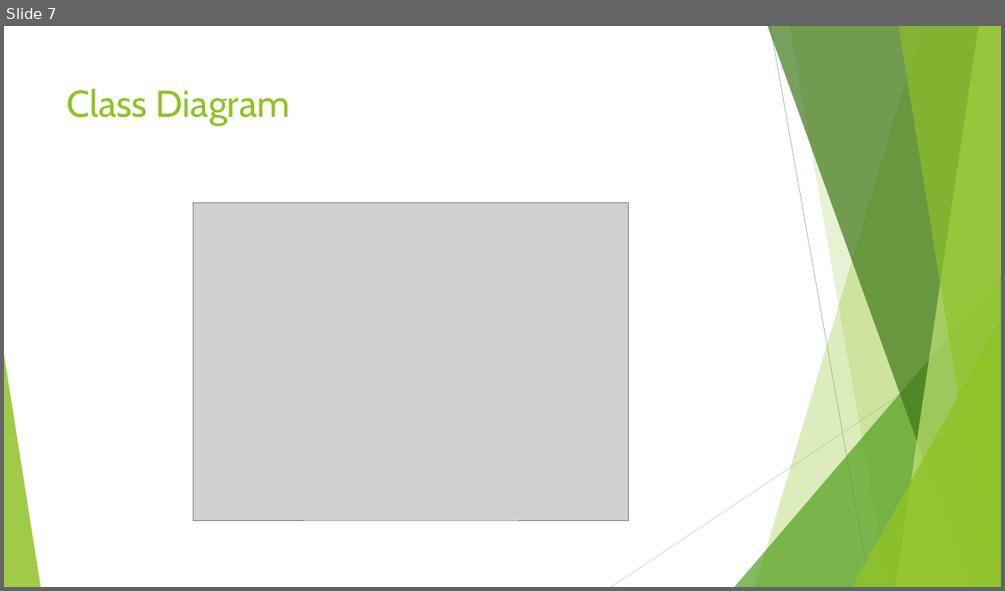
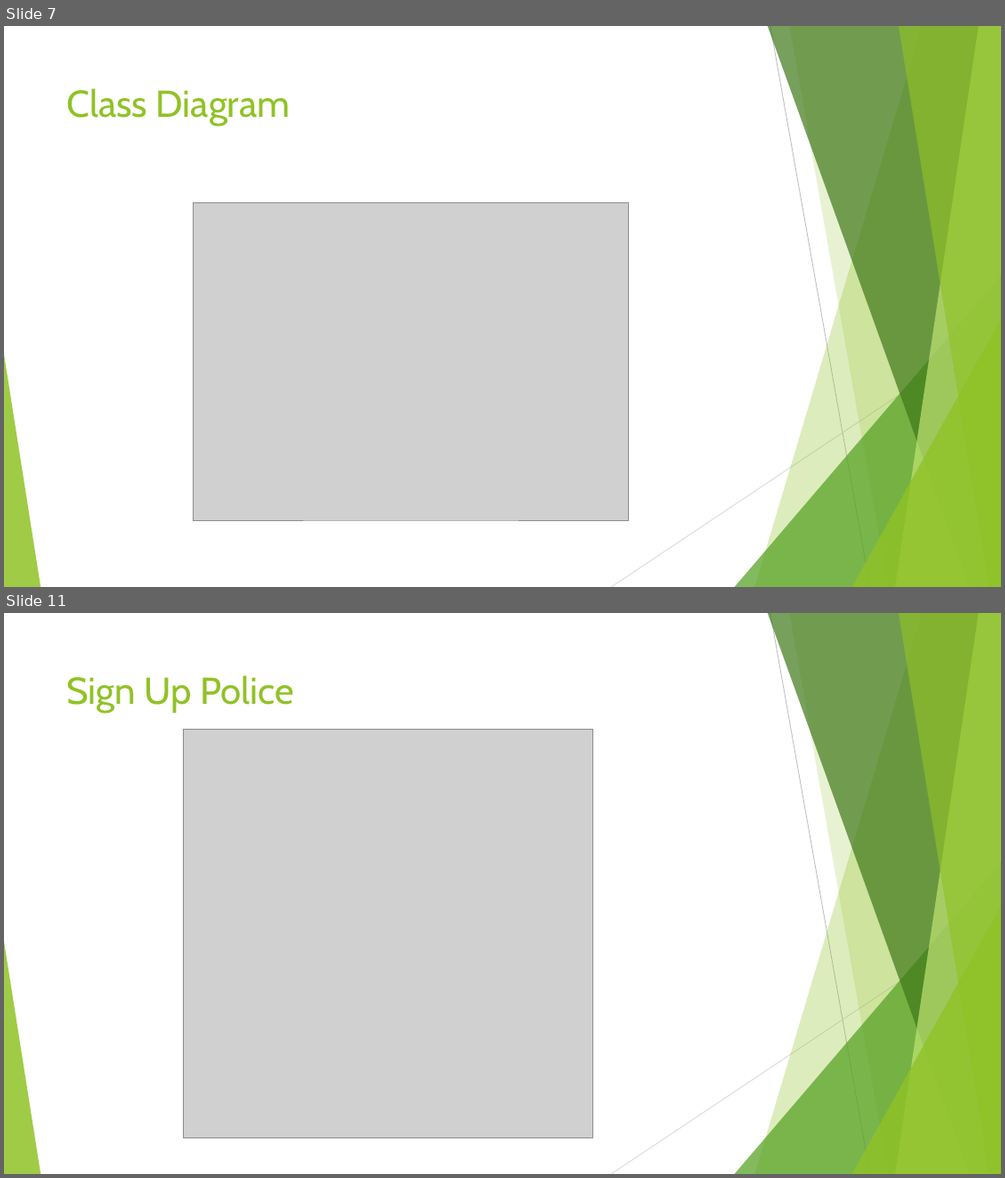
Before and after one commit to mdyasinarif/spring, a slide deck: presantation/Md Yasin Arif Spring Boot.pptx. Shown one above the other, each under a label of ours: slide 7 before the commit, slides 7 and 11 after it; the slides between them are not shown. The pictures are 1005x591 and 1005x1178 pixels, drawn with LibreOffice and Linux fonts; fonts in the diff are those of the drawing; grey boxes stand for pictures. Boxes give left, top, right and bottom in pixels: in the first picture for what was removed or moved away, otherwise in the second. Text is boxed around its words. In the diff, an @@ line names an element or a change of style, - is before the commit and + after.

```diff
--- a/presantation/Md Yasin Arif Spring Boot.pptx
+++ b/presantation/Md Yasin Arif Spring Boot.pptx
@@ slide 11 added at bbox=[4, 613, 1001, 1174], background #FFFFFF; not listed: 10 template elements that a slide beside it also shows @@
@@ title added at bbox=[67, 675, 294, 713], 36 pt, text #90C226 @@
+Sign Up Police
@@ picture added at bbox=[183, 729, 593, 1137] @@
```
Also in this commit, not shown: 9 slides changed, 21 other slides added, 2 slides removed, 54 other files.
